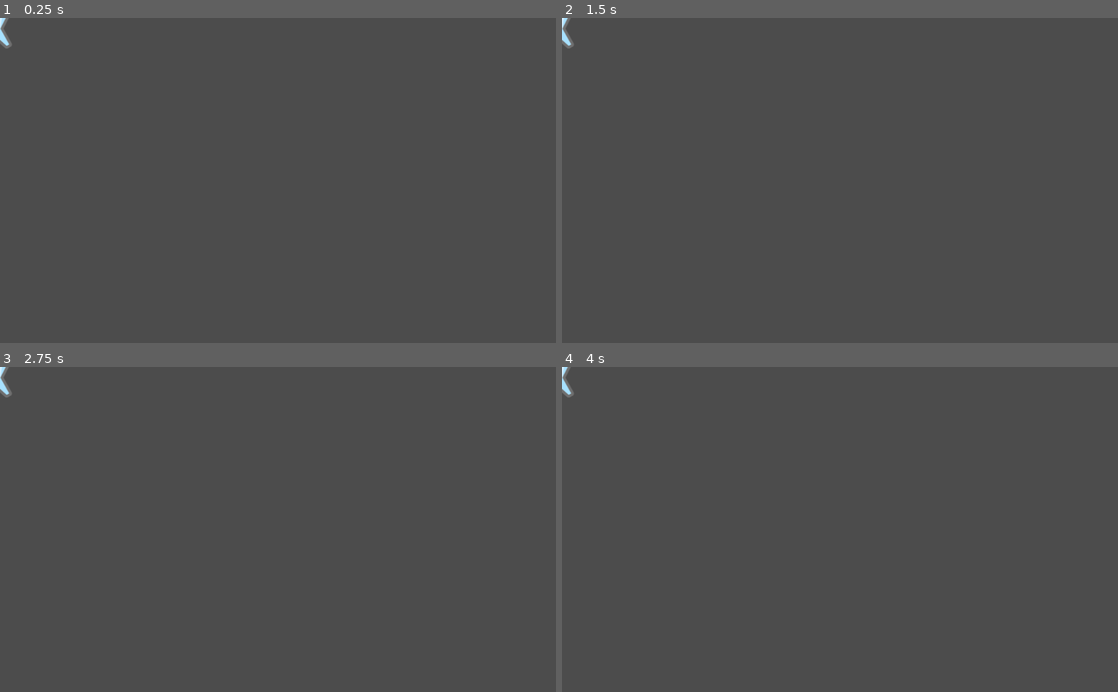
Above: before the commit, frames 1-4 (two rows, left to right).
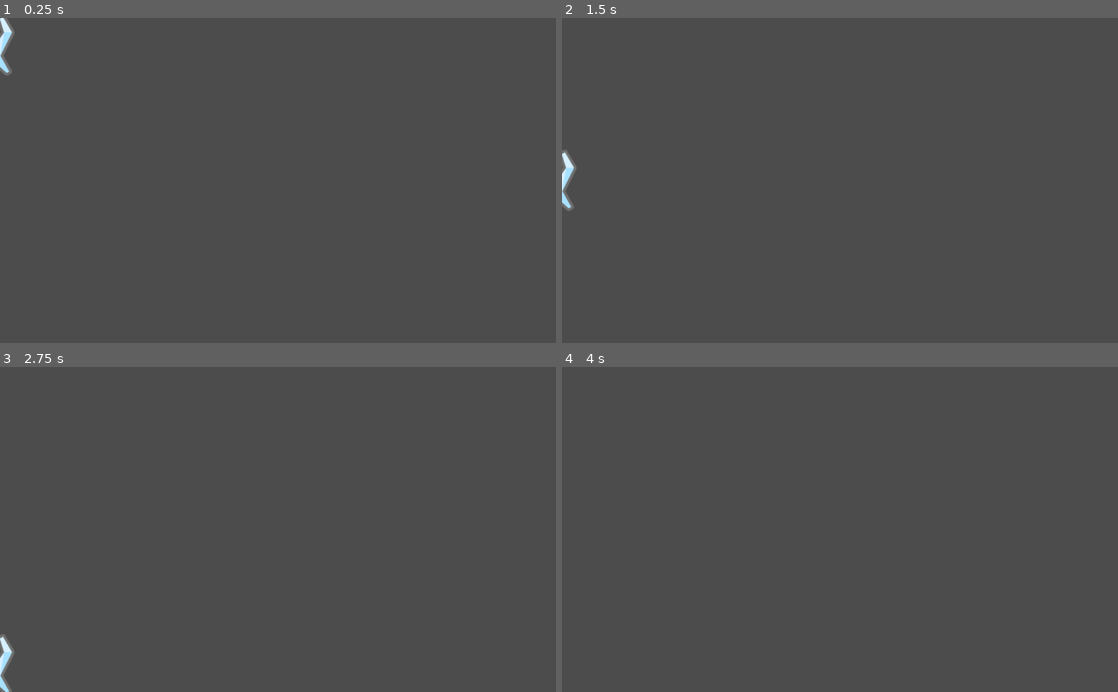
Above: after the commit, the same moments.

Repository: alexandrepeluchi/godot-udemy
Game: Godot game, scene res://NPCs/Lightning.tscn
The game is run twice, just before and just after one commit, with the same random seed, the same clock (stepped at 60 frames per second) and the same inputs. This scene is started directly instead of the project's main scene.
Inputs:
- Up to frame 1 (0.25 s): no input
- Up to frame 2 (1.5 s): hold D (right) from 0.53 s (still down); tap W (jump) at 0.77 s
- Up to frame 3 (2.75 s): tap W (jump) at 1.52 s; release D (right) at 2.03 s; hold A (left) from 2.03 s (still down)
- Up to frame 4 (4 s): release A (left) at 2.78 s; hold D (right) from 2.78 s (still down); tap W (jump) at 3.02, 3.77 s; tap Enter at 3.5 s

The runs differ from the first frame. In frame 1, 0.3% of the frame differs, in the area x 0-3%, y 0-18%; in frame 2, 0.4%, in the area x 0-3%, y 0-60%; in frame 3, 0.4%; in frame 4, 0.1%.
Error after the commit: Invalid get index 'global_position' (on base: 'Viewport'). (res://NPCs/Lightning.gd:7)

Commit message:
Finalização da nuvem NPC que dispara raios

Diff:
--- a/Hoppy Days/NPCs/Cloud.gd
+++ b/Hoppy Days/NPCs/Cloud.gd
@@ -1,8 +1,16 @@
 extends Node2D
+
+var timeout = false
 
 func _process(delta):
 	if $Sprite/RayCast2D.is_colliding():
 		fire()
 
 func fire():
-	$Sprite/RayCast2D.add_child(load("res://NPCs/Lightning.tscn").instance())
+	if not timeout:
+		$Sprite/RayCast2D.add_child(load("res://NPCs/Lightning.tscn").instance())
+		$Sprite/Timer.start()
+		timeout = true
+
+func _on_Timer_timeout():
+	timeout = false
--- a/Hoppy Days/NPCs/Cloud.tscn
+++ b/Hoppy Days/NPCs/Cloud.tscn
@@ -34,8 +34,10 @@
 anims/CloudDrift = SubResource( 1 )
 
 [node name="Timer" type="Timer" parent="Sprite"]
+one_shot = true
 
 [node name="RayCast2D" type="RayCast2D" parent="Sprite"]
 position = Vector2( 0, 60 )
 enabled = true
 cast_to = Vector2( 0, 750 )
+[connection signal="timeout" from="Sprite/Timer" to="." method="_on_Timer_timeout"]
--- /dev/null
+++ b/Hoppy Days/NPCs/Lightning.gd
@@ -0,0 +1,21 @@
+extends Node2D
+
+const SPEED = 200
+
+func _ready():
+	set_as_toplevel(true)
+	global_position = get_parent().global_position
+
+func _process(delta):
+	position.y += SPEED * delta
+	manage_collision()
+
+func manage_collision():
+	var collider = $Area2D.get_overlapping_bodies()
+	for object in collider:
+		if object.name == "Player":
+			get_tree().call_group("Gamestate", "hurt")
+		queue_free()
+
+func _on_VisibilityNotifier2D_screen_exited():
+	queue_free()
--- a/Hoppy Days/NPCs/Lightning.tscn
+++ b/Hoppy Days/NPCs/Lightning.tscn
@@ -1,7 +1,8 @@
-[gd_scene load_steps=5 format=2]
+[gd_scene load_steps=6 format=2]
 
 [ext_resource path="res://GFX/Particles/lighting_yellow.png" type="Texture" id=1]
 [ext_resource path="res://GFX/Particles/lighting_blue.png" type="Texture" id=2]
+[ext_resource path="res://NPCs/Lightning.gd" type="Script" id=3]
 
 [sub_resource type="SpriteFrames" id=1]
 animations = [ {
@@ -15,6 +16,7 @@
 extents = Vector2( 27.8349, 57.1245 )
 
 [node name="Lightning" type="Node2D"]
+script = ExtResource( 3 )
 
 [node name="Area2D" type="Area2D" parent="."]
 collision_layer = 4
@@ -30,3 +32,4 @@
 shape = SubResource( 2 )
 
 [node name="VisibilityNotifier2D" type="VisibilityNotifier2D" parent="Area2D"]
+[connection signal="screen_exited" from="Area2D/VisibilityNotifier2D" to="." method="_on_VisibilityNotifier2D_screen_exited"]
